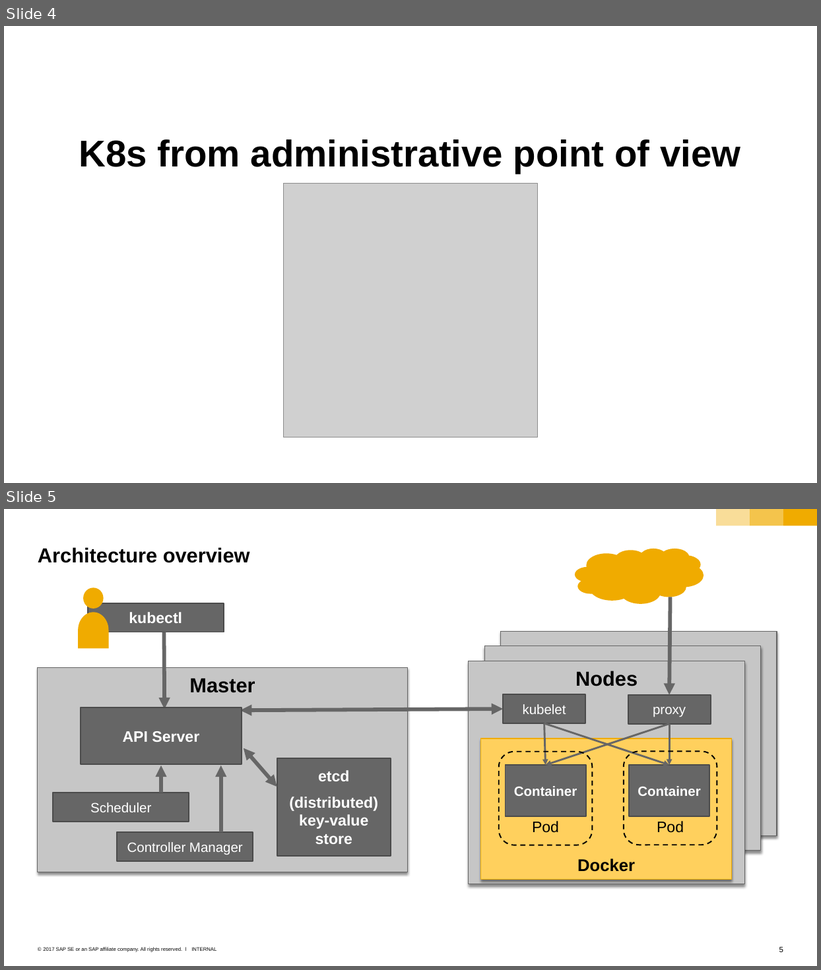
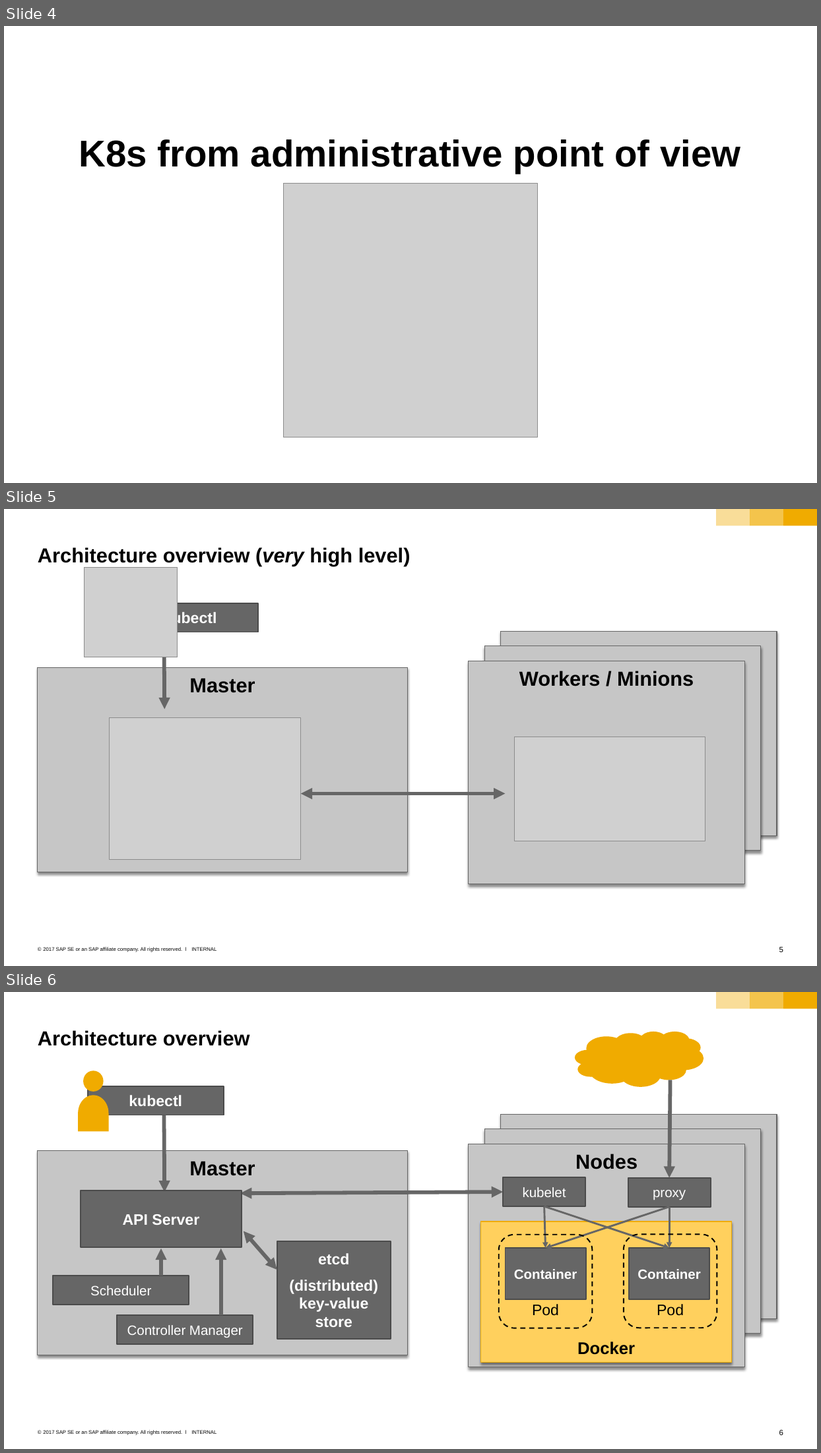
Before and after one commit to cuijiyao01/docker-k8s-training, a slide deck: kubernetes/01_k8s_core_components.pptx. Shown one above the other, each under a label of ours: slides 4 and 5 before the commit, slides 4, 5 and 6 after it. The pictures are 821x970 and 821x1453 pixels, drawn with LibreOffice and Linux fonts; fonts in the diff are those of the drawing; grey boxes stand for pictures. Boxes give left, top, right and bottom in pixels: in the first picture for what was removed or moved away, otherwise in the second. Text is boxed around its words. In the diff, an @@ line names an element or a change of style, - is before the commit and + after.

Commit message:
+ architecture overview

```diff
--- a/kubernetes/01_k8s_core_components.pptx
+++ b/kubernetes/01_k8s_core_components.pptx
@@ slide 5 added at (4, 509, 817, 966), background #FFFFFF; not listed: 6 template elements that a slide beside it also shows @@
@@ title added at (38, 547, 411, 566), 24 pt, text #000000, bold @@
+Architecture overview (very high level)
@@ picture added at (84, 568, 177, 657) @@
@@ rectangle added at (122, 603, 258, 632), fill #666666, outline #4B4B4B 1.5 pt, 18 pt, text #FFFFFF, bold @@
+kubectl
@@ arrow added from (164, 632) to (164, 709), #666666 4.5 pt @@
@@ rectangle added at (484, 646, 760, 851), fill #C6C6C6, outline #666666 0.79 pt @@
@@ rectangle added at (501, 631, 777, 836), fill #C6C6C6, outline #666666 0.79 pt @@
@@ rectangle added at (469, 661, 745, 884), fill #C6C6C6, outline #666666 0.79 pt, 24 pt, text #000000, bold @@
+Workers / Minions
@@ rectangle added at (38, 667, 407, 872), fill #C6C6C6, outline #666666 0.79 pt, 24 pt, text #000000, bold @@
+Master
@@ picture added at (110, 718, 301, 859) @@
@@ picture added at (515, 737, 705, 841) @@
@@ double arrow added from (505, 793) to (301, 793), #666666 4.5 pt @@
@@ what was slide 5 is now slide 6 @@
```
